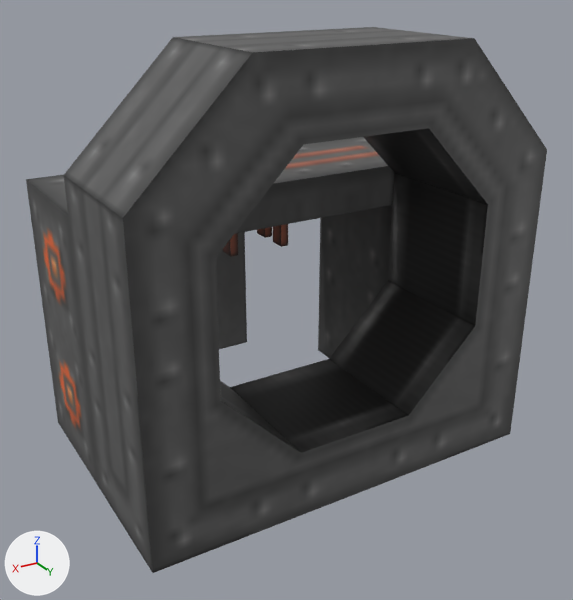
One commit to the OBJ model models/flywheel/ring/endpoint.obj: the scene before it, then after it.
Rendered twice from a camera (50 mm lens) standing at (3.25, 3.67, 3.43) and looking at (0.35, -1.17, 1.01). Arrows for +X, +Y and +Z are at lower left; the lights stay in place. The older version comes first. Where no turn or scale is listed for an object, it has been applied to the vertices.

Before the edit, the objects in view are built like this:
```python
me_ring = bpy.data.meshes.new('ring')
me_ring.from_pydata(...)  # 106 vertices, 93 faces; spans x -1.0..2.0, y -3.0..0.0, z 0.0..3.0
# faces by material slot: [21, 18, 52, 2]
me_ring.materials.append(mat_ring)  # picture img_ring_png
me_ring.materials.append(mat_side)  # picture img_side_png
me_ring.materials.append(mat_interface)  # picture img_interface_png
me_ring.materials.append(mat_connection)  # picture img_interface_input_png
ob_ring = bpy.data.objects.new('ring', me_ring)
ob_ring.location = (0.0, 0.0, 0.0)
```
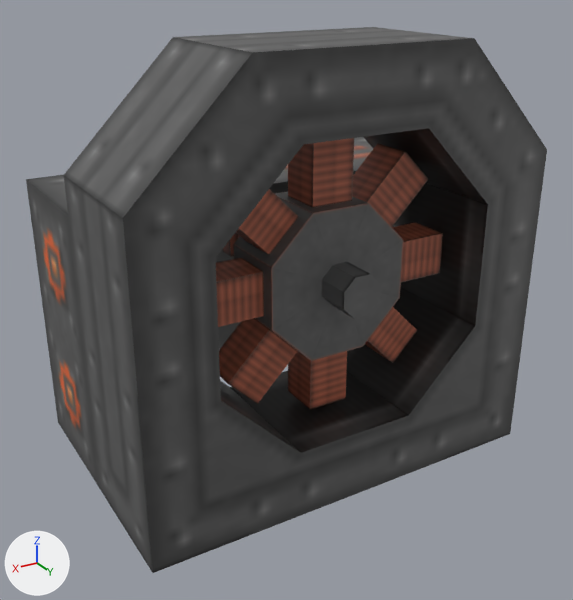
What differs and where, as boxes [x1, y1, x2, y2] in the pictures (573 x 600 px):
'coil', added: after [216, 138, 443, 409]
    faces in mat_body (picture img_coil_png): [216, 138, 443, 409]
    faces in mat_axis (picture img_coil_axis_png): [238, 235, 381, 319]

The edits, one by one:
Picture 'coil_axis.png' (img_coil_axis_png) is new.
Picture 'coil.png' (img_coil_png) is new.
Material 'axis' (mat_axis) is new.
Its texture is img_coil_axis_png.
Material 'body' (mat_body) is new.
Its texture is img_coil_png.
Mesh me_coil is new.
It has 98 vertices, 74 faces and spans x -0.45..1.45, y -2.5..0.0, z 0.55..2.45.
Faces by material slot: [64, 10].
It uses material mat_body (picture img_coil_png).
It uses material mat_axis (picture img_coil_axis_png).
Object 'coil' (ob_coil) is new; it shows me_coil.
Its location is (0.0, 0.0, 0.0).
